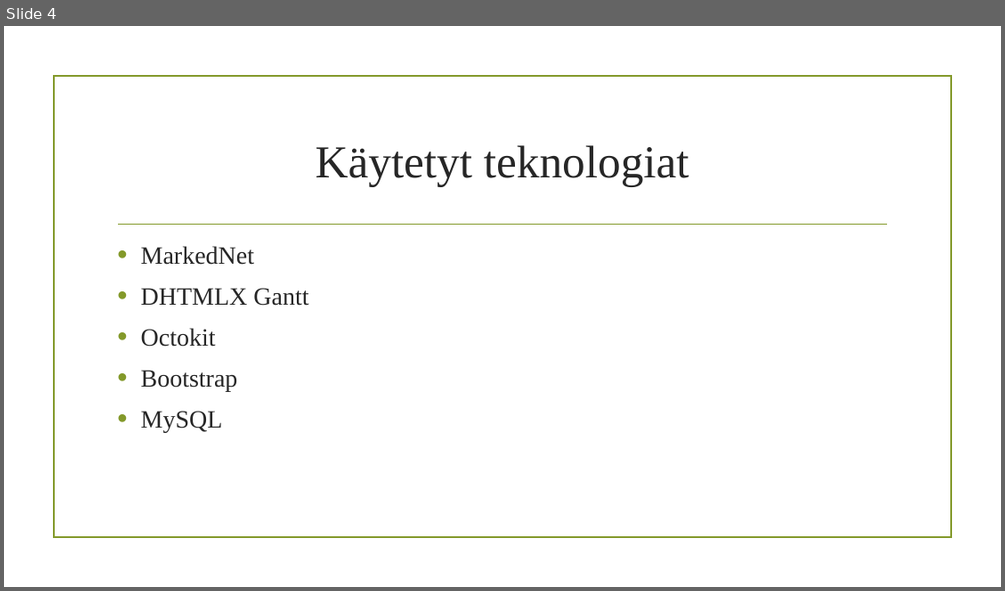
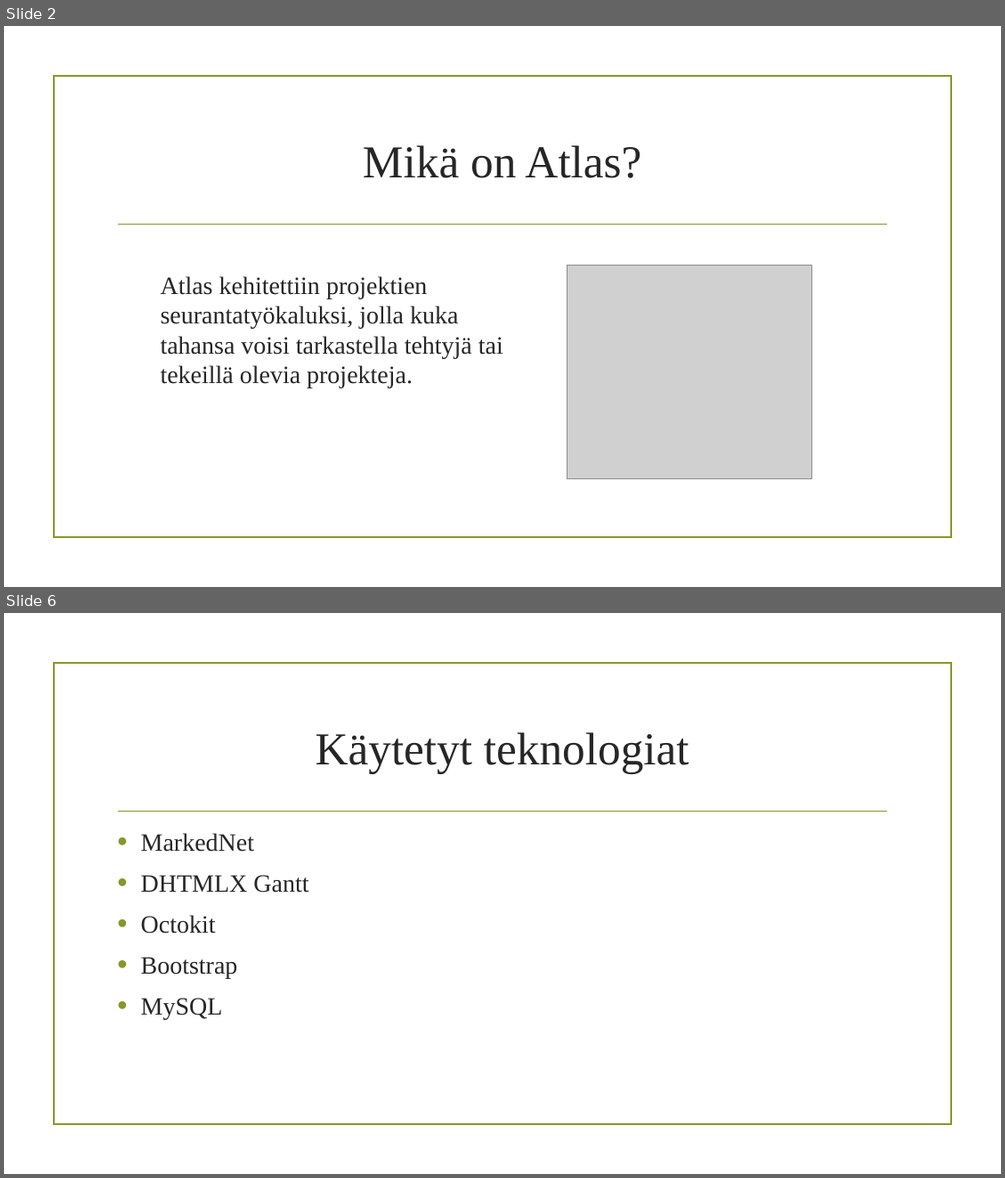
Before and after one commit to AtlasCorporation/ProjectManagementTool, a slide deck: Atlas.pptx. Shown one above the other, each under a label of ours: slide 4 before the commit, slides 2 and 6 after it; the slides between them are not shown. The pictures are 1005x591 and 1005x1178 pixels, drawn with LibreOffice and Linux fonts; fonts in the diff are those of the drawing; grey boxes stand for pictures; background and template pictures are left out. Boxes give left, top, right and bottom in pixels: in the first picture for what was removed or moved away, otherwise in the second. Text is boxed around its words. In the diff, an @@ line names an element or a change of style, - is before the commit and + after.

```diff
--- a/Atlas.pptx
+++ b/Atlas.pptx
@@ slide 2 added at [4,26,1001,587], background picture (left out); not listed: 2 template elements that a slide beside it also shows @@
@@ title added at [363,145,641,178], 44 pt, text #262626 @@
+Mikä on Atlas?
@@ picture added at [567,265,811,479] @@
@@ text added at [161,276,503,388], 24 pt, text #262626 @@
+Atlas kehitettiin projektien seurantatyökaluksi, jolla kuka tahansa voisi tarkastella tehtyjä tai tekeillä olevia projekteja.
@@ what was slide 4 is now slide 6 @@
```
Also in this commit, not shown: 2 slides changed, 3 other slides added, 1 slide removed.
